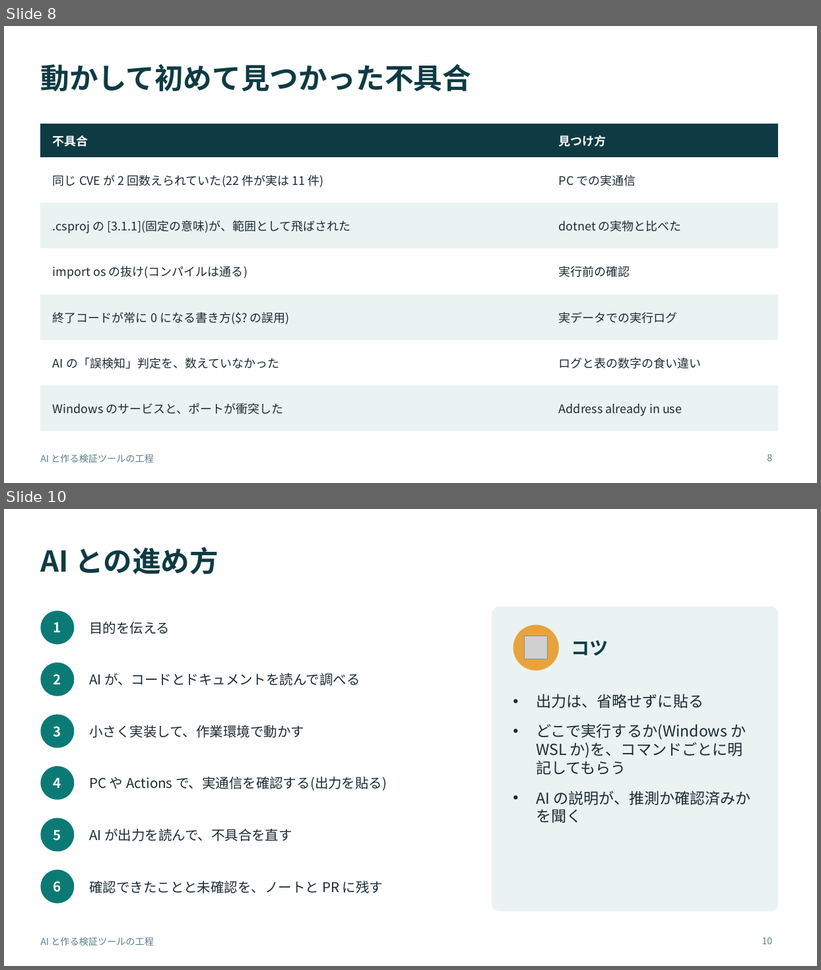
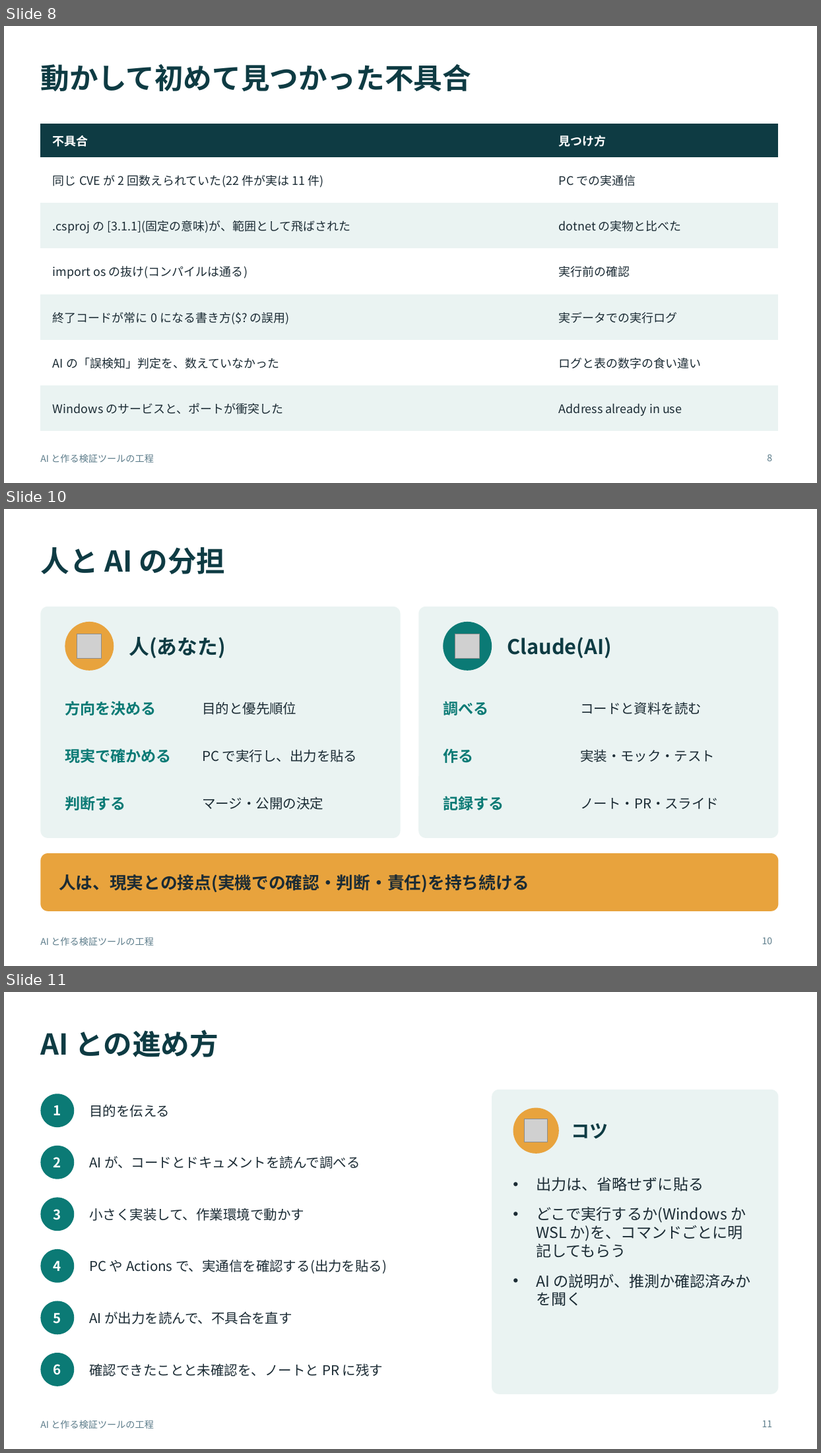
Before and after one commit to w-index-m/ai-agent-attack-defense, a slide deck: docs/ai-built-tools-process.pptx. Shown one above the other, each under a label of ours: slides 8 and 10 before the commit, slides 8, 10 and 11 after it; the slides between them are not shown. The pictures are 821x970 and 821x1453 pixels, drawn with LibreOffice and Linux fonts; fonts in the diff are those of the drawing; grey boxes stand for pictures. Boxes give left, top, right and bottom in pixels: in the first picture for what was removed or moved away, otherwise in the second. Text is boxed around its words. In the diff, an @@ line names an element or a change of style, - is before the commit and + after.

```diff
--- a/docs/ai-built-tools-process.pptx
+++ b/docs/ai-built-tools-process.pptx
@@ slide 10 added at box(4, 509, 817, 966), background #FFFFFF; not listed: 1 template element that a slide beside it also shows @@
@@ title added at box(40, 547, 226, 574), 34 pt, text #0E3B43, bold @@
+人と AI の分担
@@ rounded rectangle added at box(40, 607, 401, 838), fill #EAF3F2 @@
@@ rounded rectangle added at box(418, 607, 779, 838), fill #EAF3F2 @@
@@ ellipse added at box(65, 622, 114, 671), fill #E8A33D @@
@@ ellipse added at box(443, 622, 492, 671), fill #0B7A75 @@
@@ picture added at box(77, 634, 102, 658) @@
@@ text added at box(129, 637, 225, 658), 24 pt, text #0E3B43, bold @@
+人(あなた)
@@ picture added at box(455, 634, 480, 658) @@
@@ text added at box(507, 637, 612, 658), 24 pt, text #0E3B43, bold @@
+Claude(AI)
@@ text added at box(65, 701, 156, 716), 18 pt, text #0B7A75, bold @@
+方向を決める
@@ text added at box(202, 702, 296, 715), 16 pt, text #1B2B34 @@
+目的と優先順位
@@ text added at box(443, 701, 488, 716), 18 pt, text #0B7A75, bold @@
+調べる
@@ text added at box(580, 702, 702, 715), 16 pt, text #1B2B34 @@
+コードと資料を読む
@@ text added at box(65, 749, 172, 763), 18 pt, text #0B7A75, bold @@
+現実で確かめる
@@ text added at box(202, 749, 358, 762), 16 pt, text #1B2B34 @@
+PC で実行し、出力を貼る
@@ text added at box(443, 749, 473, 763), 18 pt, text #0B7A75, bold @@
+作る
@@ text added at box(580, 749, 715, 762), 16 pt, text #1B2B34 @@
+実装・モック・テスト
@@ text added at box(65, 796, 125, 811), 18 pt, text #0B7A75, bold @@
+判断する
@@ text added at box(202, 797, 323, 810), 16 pt, text #1B2B34 @@
+マージ・公開の決定
@@ text added at box(443, 796, 504, 811), 18 pt, text #0B7A75, bold @@
+記録する
@@ text added at box(580, 798, 719, 809), 16 pt, text #1B2B34 @@
+ノート・PR・スライド
@@ rounded rectangle added at box(40, 854, 779, 912), fill #E8A33D @@
@@ text added at box(59, 875, 529, 892), 20 pt, text #1B2B34, bold @@
+人は、現実との接点(実機での確認・判断・責任)を持ち続ける
@@ page number added at box(762, 937, 773, 945), 11 pt, text #5C7C8A @@
+10
@@ what was slide 10 is now slide 11 @@
@@ page number at box(762, 1420, 773, 1428): text changed @@
-10
+11
```
